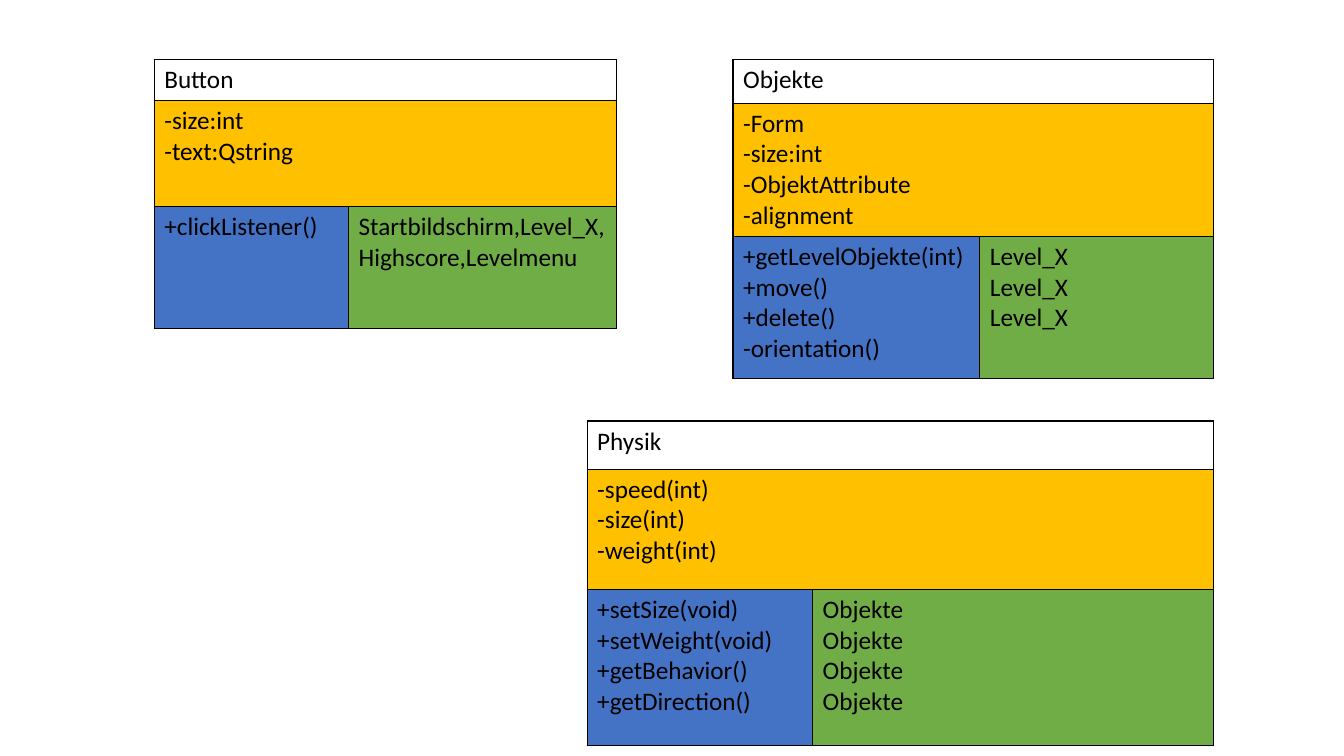
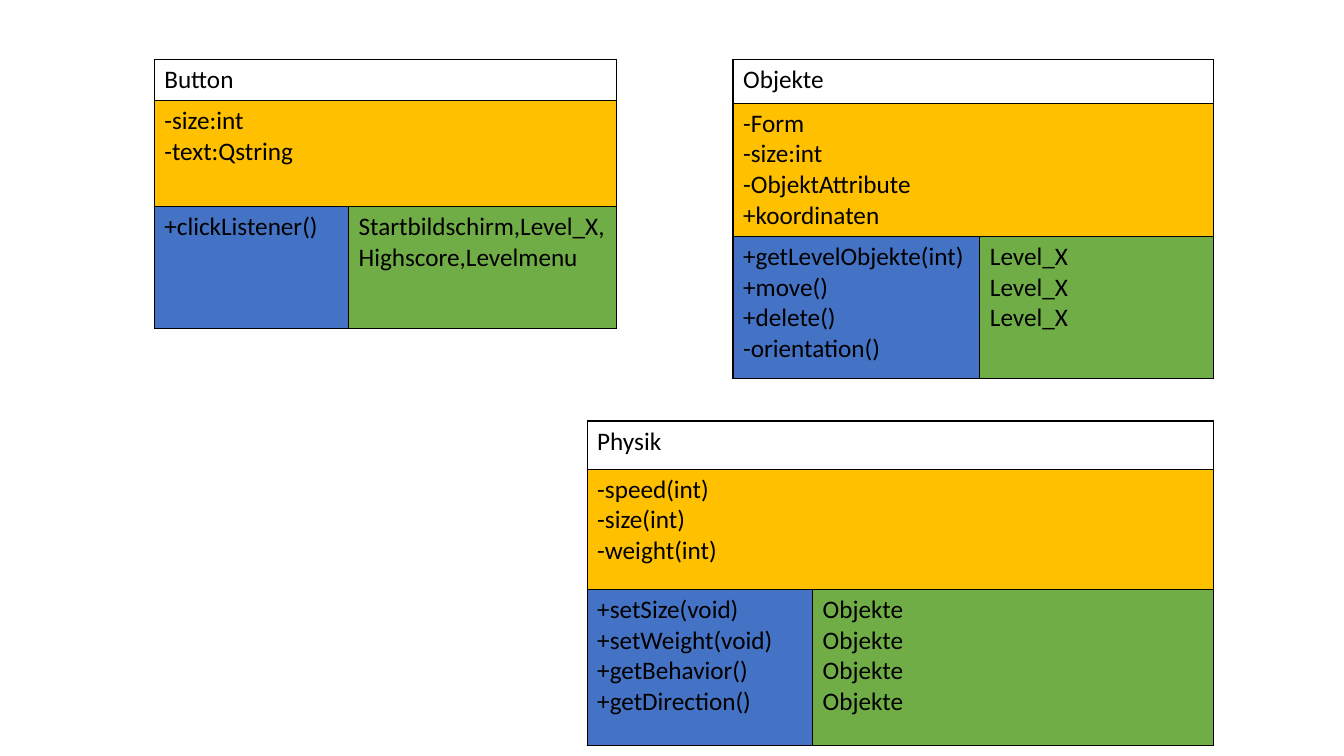
Before and after one commit to jonnyyx/Hole-in-One, a slide deck: slide 9 of BallFall.pptx (slide 8 before the commit). Drawn at 1344x756 pixels with LibreOffice and Linux fonts; fonts in the diff are those of the drawing. Boxes give left, top, right and bottom in pixels: in the first picture for what was removed or moved away, otherwise in the second. Text is boxed around its words. In the diff, an @@ line names an element or a change of style, - is before the commit and + after.

```diff
--- a/BallFall.pptx
+++ b/BallFall.pptx
@@ table at [733, 59, 1214, 376] @@
-row 2, column 1: -Form / -size:int / -ObjektAttribute / -alignment
+row 2, column 1: -Form / -size:int / -ObjektAttribute / +koordinaten
```
Also in this commit, not shown: 3 other slides changed, 1 slide added.
